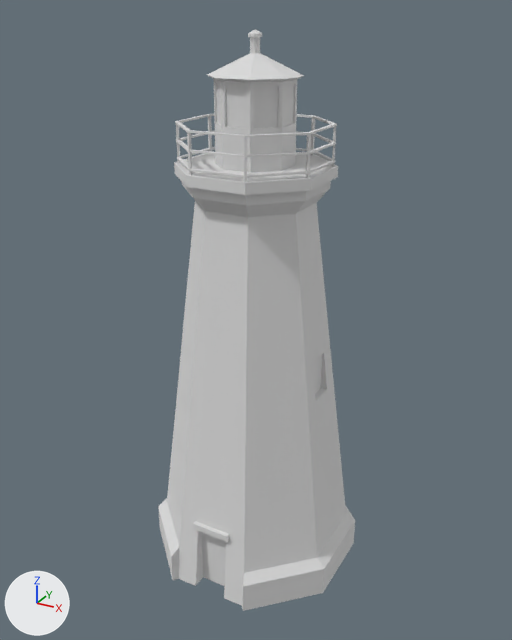
Renders of the glTF model models/ultimate-pack/low-poly-10/m/buildings-lighthouse.glb from each side of a commit.
The view is the same before and after, from a 50 mm lens placed at (9.35, -16.93, 16.38), pointed at (0.03, 0.02, 7.91). The lights are fixed; the arrows at lower left show +X, +Y and +Z. The first picture is the older version. Where no turn or scale is listed for an object, it has been applied to the vertices.

The older version as bpy lines, for what is in view:
```python
mat_20_grey = principled_material('20 GREY')
mat_20_grey.base_color = (0.8, 0.8, 0.8)  # white #e7e7e7
mat_20_grey.metallic = 0.4
mat_20_grey.roughness = 1.0
mat_23_grey_white = principled_material('23 GREY-WHITE')
mat_23_grey_white.base_color = (0.8, 0.8, 0.8)  # white #e7e7e7
mat_23_grey_white.metallic = 0.4
mat_23_grey_white.roughness = 1.0
mat_26_red_dark = principled_material('26 RED-DARK')
mat_26_red_dark.base_color = (0.8, 0.8, 0.8)  # white #e7e7e7
mat_26_red_dark.metallic = 0.4
mat_26_red_dark.roughness = 1.0
mat_64_glass = principled_material('64 GLASS')
mat_64_glass.base_color = (0.8, 0.8, 0.8)  # white #e7e7e7
mat_64_glass.metallic = 0.4
mat_64_glass.roughness = 1.0
me_lighthouse = bpy.data.meshes.new('lighthouse')
me_lighthouse.from_pydata(...)  # 489 vertices, 904 faces; spans x -3.1..3.1, y -3.1..3.1, z -0.1..15.9
# faces by material slot: [262, 44, 566, 32]
me_lighthouse.materials.append(mat_23_grey_white)  # white #e7e7e7
me_lighthouse.materials.append(mat_20_grey)  # white #e7e7e7
me_lighthouse.materials.append(mat_26_red_dark)  # white #e7e7e7
me_lighthouse.materials.append(mat_64_glass)  # white #e7e7e7
ob_lighthouse = bpy.data.objects.new('lighthouse', me_lighthouse)
ob_lighthouse.location = (0.02, 0.0, 0.0)
```
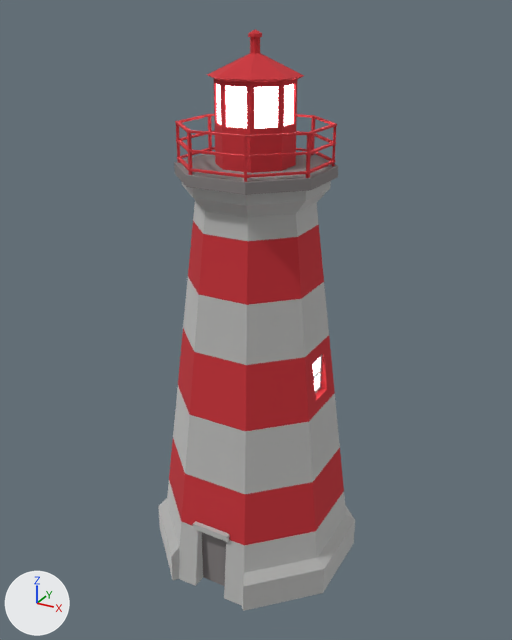
Changed parts and their boxes [x1, y1, x2, y2] in the pictures (512 x 640 px):
'lighthouse', recoloured, surface changed (darker)
    both: [158, 29, 355, 611]

Edits to the bpy script that builds the scene:
```text
Change mat_23_grey_white:
    mat_23_grey_white.base_color: (0.8, 0.8, 0.8) -> (0.708, 0.708, 0.701)  # white #e7e7e7 -> light grey #dbdbda
    mat_23_grey_white.metallic: 0.4 -> 1.0
Change mat_20_grey:
    mat_20_grey.base_color: (0.8, 0.8, 0.8) -> (0.242, 0.223, 0.223)  # white #e7e7e7 -> grey #878282
Change mat_26_red_dark:
    mat_26_red_dark.metallic: 0.4 -> 0.0
    mat_26_red_dark.base_color: (0.8, 0.8, 0.8) -> (0.591, 0.0296, 0.0395)  # white #e7e7e7 -> red #ca3038
Change mat_64_glass:
    mat_64_glass.base_color: (0.8, 0.8, 0.8) -> (0.0482, 0.076, 0.0895)  # white #e7e7e7 -> dark cyan #3e4e54
    mat_64_glass.roughness: 1.0 -> 0.0
    add mat_64_glass.emission_strength = 4.954
```
